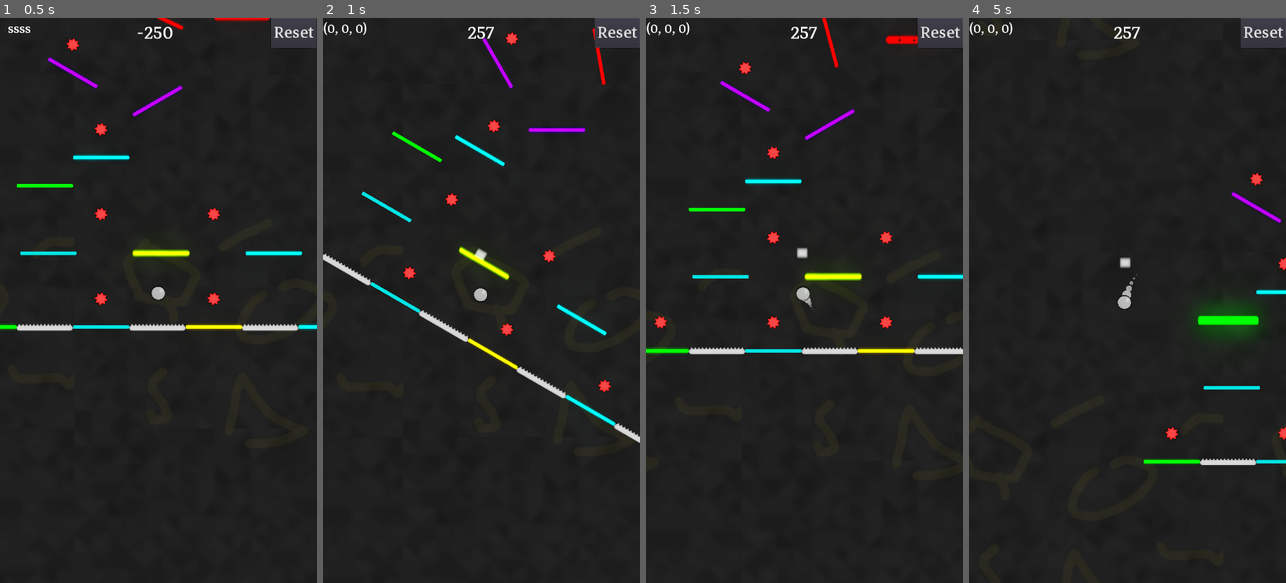
Above: before the commit, frames 1-4 (left to right).
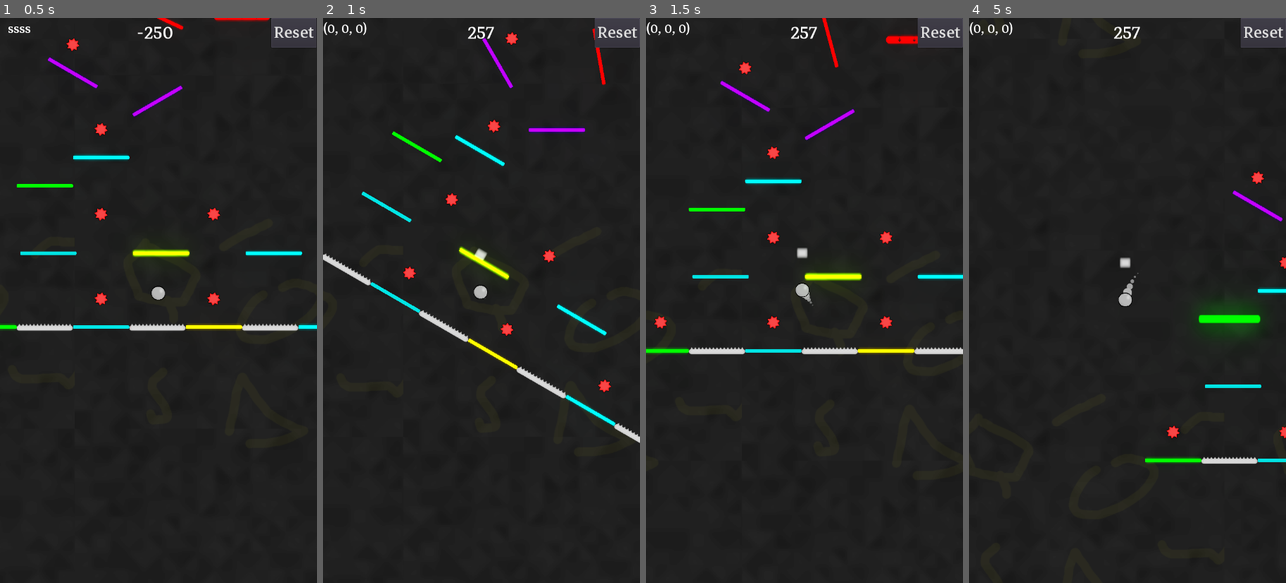
Above: after the commit, the same moments.

Repository: dolorismachina/Pivot
Game: Godot game, scene res://Scenes/Main/Main.tscn
Same seed, same stepped clock (60 frames per second), same inputs: the game is played once before the commit and once after it. The engine's default icon, where the game draws it, is replaced by a stand-in: a white triangle on a blue panel in a dark square.
Inputs (mouse positions are in pixels of both pictures, inside the frame that each line leads up to):
- Up to frame 1 (0.5 s): no input
- Up to frame 2 (1 s): move the mouse to (551, 272) at 0.52 s; hold Right (ui_right) from 0.53 s (still down); hold Space (space) from 0.53 s (still down); click (551, 272) at 0.67 s
- Up to frame 3 (1.5 s): move the mouse to (741, 328) at 1.27 s; release Right (ui_right) at 1.28 s; release Space (space) at 1.28 s; hold Left (ui_left) from 1.28 s (still down); tap Space (space) at 1.35 s
- Up to frame 4 (5 s): move the mouse to (1159, 176) at 2.02 s; release Left (ui_left) at 2.03 s; hold Space (space) 2.03-2.78 s; hold Right (ui_right) 2.03-3.53 s; move the mouse to (1111, 413) at 2.77 s; tap Space (space) at 2.85, 4.35 s; click (1111, 413) at 2.92 s; move the mouse to (1222, 385) at 3.52 s; hold Space (space) 3.53-4.28 s; hold Left (ui_left) from 3.53 s (still down); move the mouse to (1032, 215) at 4.27 s

Frame 1 is identical in both runs. In frame 2, less than 0.1% of the frame differs, in the area x 47-52%, y 47-51%; in frame 3, less than 0.1%; in frame 4, 1.1%, in the area x 46-100%, y 27-80%.
Error in both runs: Invalid get index 'Direction' (on base: 'null instance'). (res://Scenes/Main/Main.gd:33)

Commit message:
Use physics_process instead of process

Diff:
--- a/Scenes/Player/Player.gd
+++ b/Scenes/Player/Player.gd
@@ -17,7 +17,7 @@
 var last_block : Block
 
 
-func _process(delta : float):
+func _physics_process(delta):
 	var collision : KinematicCollision2D = move(delta)
 
 	if collision:
